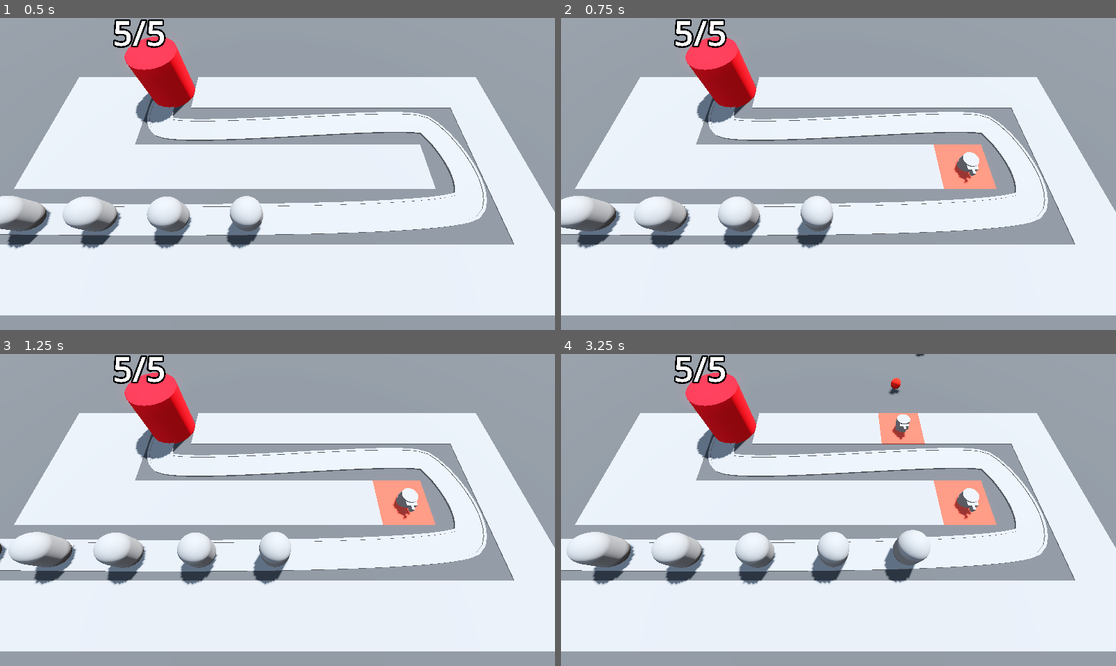
Above: before the commit, frames 1-4 (two rows, left to right).
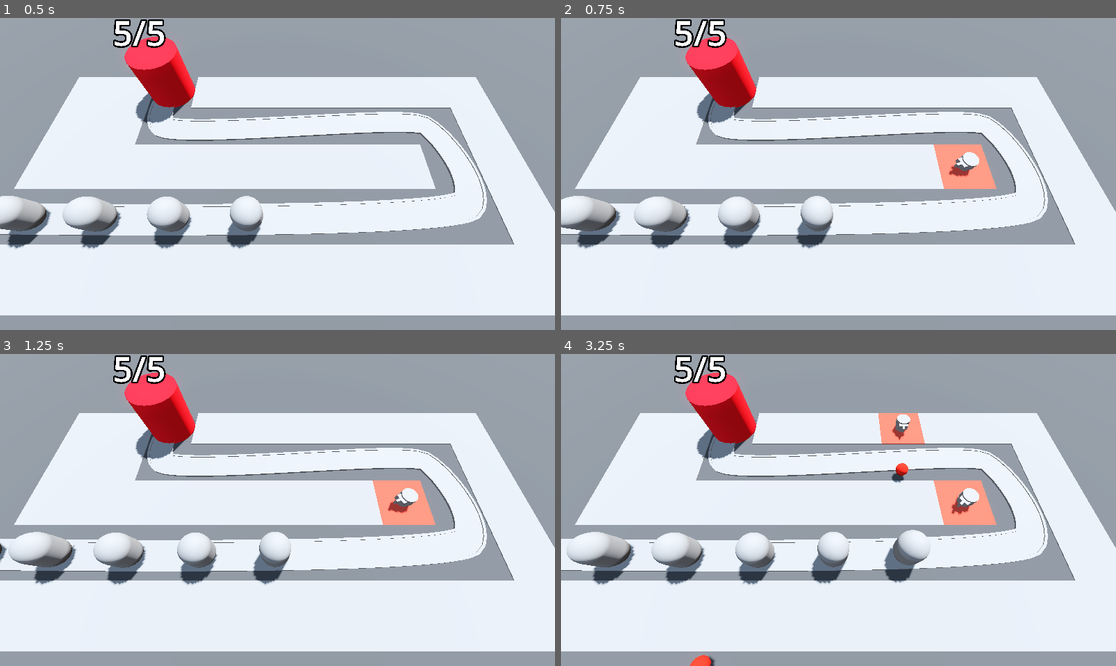
Above: after the commit, the same moments.

Repository: pyxn/godot-barbarian-blaster
Game: Godot game, scene res://Scenes/BaseLevel.tscn
Two runs of this game, one before a commit and one after it. Both use one fixed random seed, a clock stepped at 60 frames per second and the inputs below.
Inputs (mouse positions are in pixels of both pictures, inside the frame that each line leads up to):
- Up to frame 1 (0.5 s): no input
- Up to frame 2 (0.75 s): move the mouse to (960, 158) at 0.52 s; press the mouse at (960, 158) at 0.53 s
- Up to frame 3 (1.25 s): no input
- Up to frame 4 (3.25 s): move the mouse to (727, 525) at 1.27 s; release the mouse at (727, 525) at 1.28 s; click (727, 525) at 1.35 s; move the mouse to (894, 441) at 2.02 s; press the mouse at (894, 441) at 2.03 s; move the mouse to (810, 572) at 2.77 s; release the mouse at (810, 572) at 2.78 s; click (810, 572) at 2.85 s

Frame 1 is identical in both runs. In frame 2, 0.2% of the frame differs, in the area x 69-76%, y 44-54%; in frame 3, 0.2%; in frame 4, 0.5%, in the area x 23-76%, y 0-100%.

Commit message:
49/Aiming the turrets

Diff:
--- a/Scenes/BaseLevel.tscn
+++ b/Scenes/BaseLevel.tscn
@@ -119,6 +119,7 @@
 gridmap = NodePath("../GridMap")
 turret_manager = NodePath("../TurretManager")
 
-[node name="TurretManager" type="Node3D" parent="."]
+[node name="TurretManager" type="Node3D" parent="." node_paths=PackedStringArray("enemy_path")]
 script = ExtResource("5_xapjd")
 turret = ExtResource("6_rdr20")
+enemy_path = NodePath("../Path3D")
--- a/Scenes/Turret/Turret.gd
+++ b/Scenes/Turret/Turret.gd
@@ -1,10 +1,15 @@
 extends Node3D
 
 @export var projectile: PackedScene
+var enemy_path: Path3D
+@onready var turret_top: MeshInstance3D = $TurretBase/TurretTop
 
-@onready var turret_top: MeshInstance3D = $TurretBase/TurretTop
+func _physics_process(delta: float) -> void:
+	var enemy = enemy_path.get_children().back()
+	look_at(enemy.global_position, Vector3.UP, true)
 
 func _on_timer_timeout() -> void:
 	var shot = projectile.instantiate()
 	add_child(shot)
 	shot.global_position = turret_top.global_position
+	shot.direction = global_transform.basis.z
--- a/Scripts/TurretManager.gd
+++ b/Scripts/TurretManager.gd
@@ -1,8 +1,10 @@
 extends Node3D
 
 @export var turret: PackedScene
+@export var enemy_path: Path3D
 
 func build_turret(turrent_position: Vector3) -> void:
 	var new_turret = turret.instantiate()
 	add_child(new_turret)
 	new_turret.global_position = turrent_position
+	new_turret.enemy_path = enemy_path
